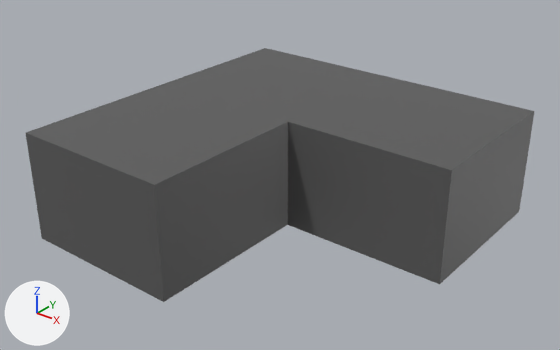
Before and after pictures for a commit that changed the FBX model BI_Ubisoft_Game_Jam/Assets/3D/Mesh/SM_SIde_Tile_4x4_GreatWall_01.fbx.
Camera for both pictures: a 50 mm camera at (2.93, -6.3, 4.52) aimed at (-2.07, -0.05, 0.65). Arrows for +X, +Y and +Z are at lower left; the lights stay in place. The older version comes first.

In view in the first picture: 'SM_SIde_Tile_4x4_GreatWall_01'.
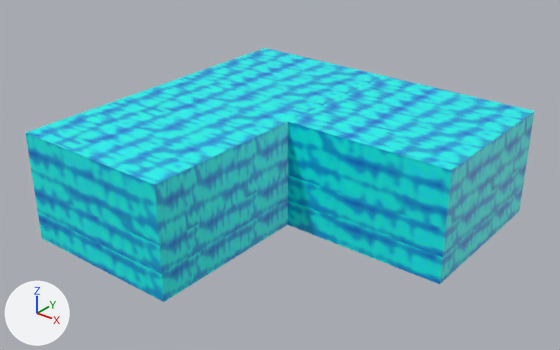
The change, as a diff of the scene's bpy script:
```diff
--- a/BI_Ubisoft_Game_Jam/Assets/3D/Mesh/SM_SIde_Tile_4x4_GreatWall_01.fbx.py
+++ b/BI_Ubisoft_Game_Jam/Assets/3D/Mesh/SM_SIde_Tile_4x4_GreatWall_01.fbx.py
@@ img_t_trim_building_aorm_png @@
+img_t_trim_building_aorm_png = load_image('T_Trim_Building_AORM.png', '../Texture/T_Trim_Building_AORM.png', 2048, 2048, 'sRGB')
@@ mat_lambert5 @@
+mat_lambert5 = principled_material('lambert5')
+mat_lambert5.texture = img_t_trim_building_aorm_png  # with its transparency
@@ me_mesh @@
 # used by ob_sm_side_tile_4x4_greatwall_01; parent = ob_sm_export_01; location = (0.0, 0.0, 0.0); scale = (1.0, 1.0, 0.38)
-me_mesh.from_pydata(...)  # 16 vertices, 14 faces; spans x -400.0..0.0, y 0.0..131.0, z -530.0..526.0
-me_mesh.materials.append(mat_lambert4)  # dark grey #5a5a5a
+me_mesh.from_pydata(...)  # 178 vertices, 176 faces; spans x -400.0..0.0, y 0.0..131.0, z -202.0..200.0
+# me_mesh part 1
+# 10 vertices are removed from x -400.0..0.0, y 0.0..131.0, z -530.0..526.0
+# 14 faces are deleted
+# 9 vertices are added at x -350.0..-250.0, y 33.0..98.0, z 200.0
+# 6 new vertices lie (0.0, 0.0, -51.0) away from vertices in x -400.0..0.0, y 0.0..131.0, z 0.0
+# 8 new vertices lie (50.0, 0.0, 0.0) away from vertices in x -400.0..-200.0, y 0.0..131.0, z -51.0..0.0
+# 10 new vertices lie (0.0, 0.0, -50.0) away from vertices in x -400.0..0.0, y 0.0..131.0, z -51.0
+# 12 new vertices lie (50.0, 0.0, 0.0) away from vertices in x -350.0..-150.0, y 0.0..131.0, z -101.0..0.0
+# 14 new vertices lie (0.0, 0.0, -50.0) away from vertices in x -400.0..0.0, y 0.0..131.0, z -101.0
+# 16 new vertices lie (-50.0, 0.0, 0.0) away from vertices in x -200.0..0.0, y 0.0..131.0, z -151.0..0.0
+# 18 new vertices lie (0.0, 0.0, -51.0) away from vertices in x -400.0..0.0, y 0.0..131.0, z -151.0
+# 21 new vertices lie (0.0, -33.0, 0.0) away from vertices in x -400.0..0.0, y 131.0, z -202.0..0.0
+# 21 new vertices lie (0.0, -33.0, 0.0) away from vertices in x -400.0..0.0, y 98.0, z -202.0..0.0
+# 21 new vertices lie (0.0, 33.0, 0.0) away from vertices in x -400.0..0.0, y 0.0, z -202.0..0.0
+# 16 new vertices lie (0.0, 0.0, 200.0) away from vertices in x -400.0..-200.0, y 0.0..131.0, z 0.0
+# 176 new faces join them
+me_mesh.materials.append(mat_lambert5)  # picture img_t_trim_building_aorm_png
@@ ob_sm_side_tile_4x4_greatwall_01 @@
 ob_sm_side_tile_4x4_greatwall_01 = bpy.data.objects.new('SM_SIde_Tile_4x4_GreatWall_01', me_mesh)
-ob_sm_side_tile_4x4_greatwall_01.parent = ob_sm_export_01
-ob_sm_side_tile_4x4_greatwall_01.location = (0.0, 0.0, 0.0)
-ob_sm_side_tile_4x4_greatwall_01.scale = (1.0, 1.0, 0.38)
+ob_sm_side_tile_4x4_greatwall_01.parent = ob_export_02
+ob_sm_side_tile_4x4_greatwall_01.location = (-42.11, -43.9, 31.23)
@@ ob_export_02 @@
+ob_export_02 = bpy.data.objects.new('Export_02', None)
+ob_export_02.location = (0.421, 0.312, 0.439)
+ob_export_02.rotation_euler = (1.571, 0.0, 0.0)  # degrees (90, 0, 0)
+ob_export_02.scale = (0.01, 0.01, 0.01)
```

Boxes [x1, y1, x2, y2] around the edits, measured in the pictures (560 x 350 px):
'SM_SIde_Tile_4x4_GreatWall_01', moved, rescaled, recoloured (dark grey to cyan)
    both: [26, 48, 534, 302]
